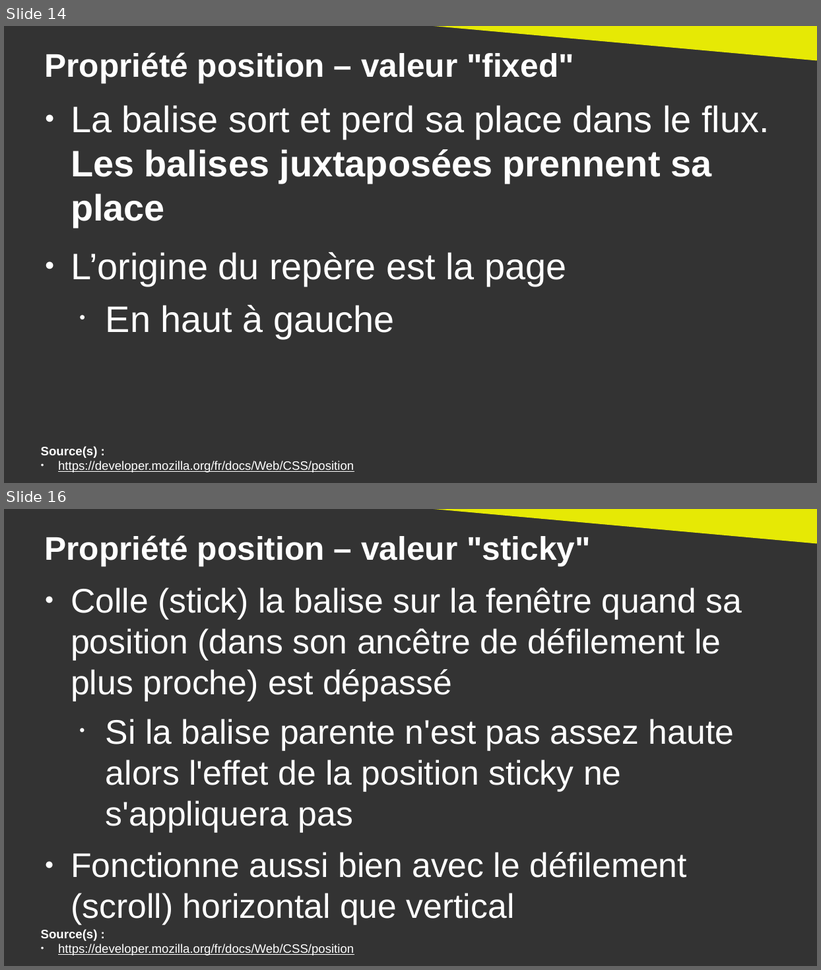
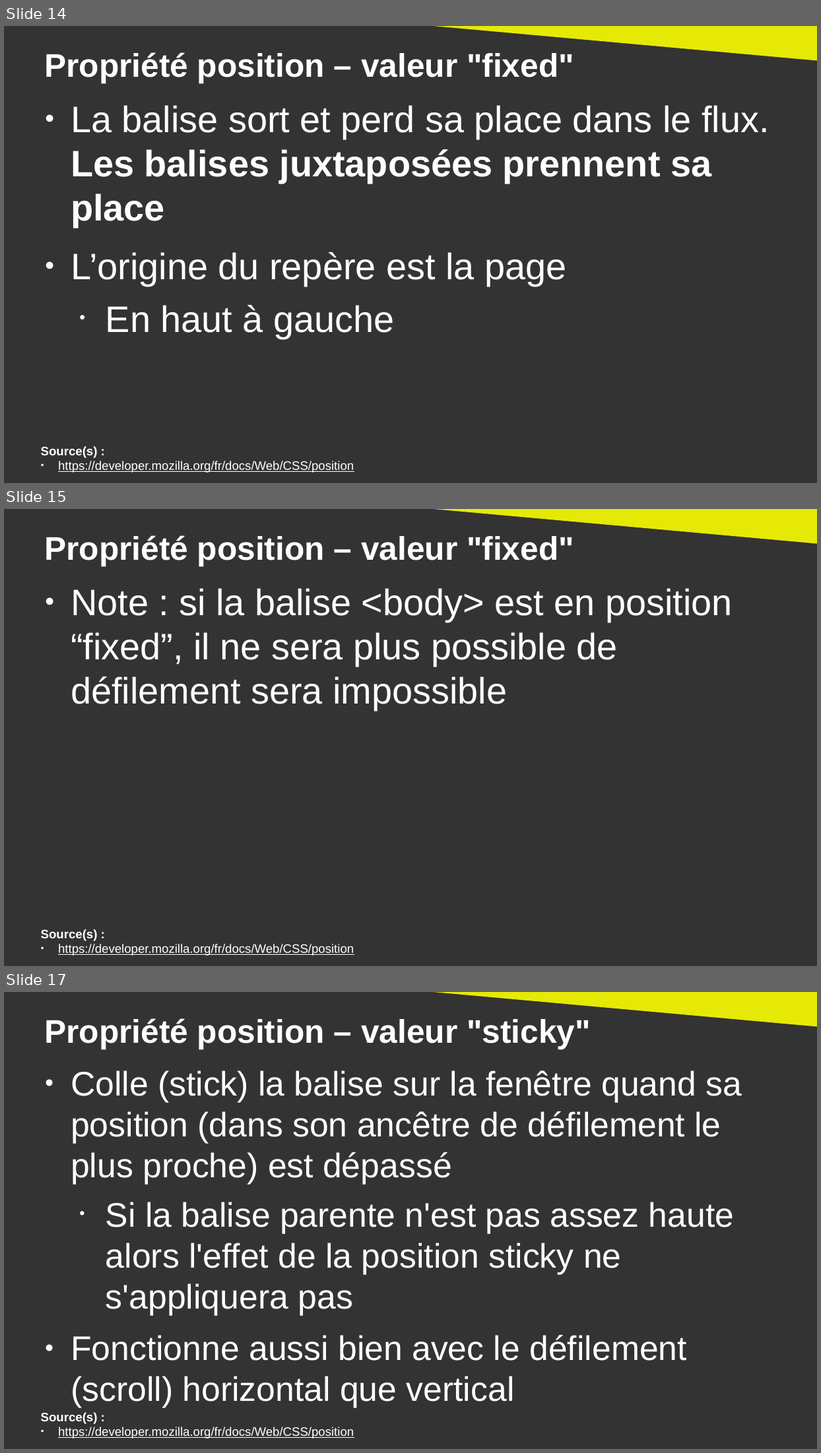
Before and after one commit to DanYellow/cours, a slide deck: integration-web-s2/travaux-pratiques/numero-1/presentation.odp. Shown one above the other, each under a label of ours: slides 14 and 16 before the commit, slides 14, 15 and 17 after it; the slides between them are not shown. The pictures are 821x970 and 821x1453 pixels, drawn with LibreOffice and Linux fonts; fonts in the diff are those of the drawing. Boxes give left, top, right and bottom in pixels: in the first picture for what was removed or moved away, otherwise in the second. Text is boxed around its words. In the diff, an @@ line names an element or a change of style, - is before the commit and + after.

```diff
--- a/integration-web-s2/travaux-pratiques/numero-1/presentation.odp
+++ b/integration-web-s2/travaux-pratiques/numero-1/presentation.odp
@@ slide 15 added at bbox=[4, 509, 817, 966], background #333333 @@
@@ right triangle added at bbox=[398, 509, 817, 544], fill #E6E905 @@
@@ title added at bbox=[44, 535, 574, 566], 32 pt, text #FFFFFF, bold @@
+Propriété position – valeur "fixed"
@@ text added at bbox=[71, 588, 732, 710], 36 pt, text #FFFFFF @@
+● Note : si la balise <body> est en position “fixed”, il ne sera plus possible de défilement sera impossible
@@ text added at bbox=[41, 929, 354, 956], 12 pt, text #FFFFFF, underline @@
+Source(s) :
+● https://developer.mozilla.org/fr/docs/Web/CSS/position
@@ what was slide 16 is now slide 17 @@
```
Also in this commit, not shown: 1 slide changed, 2 other files.
